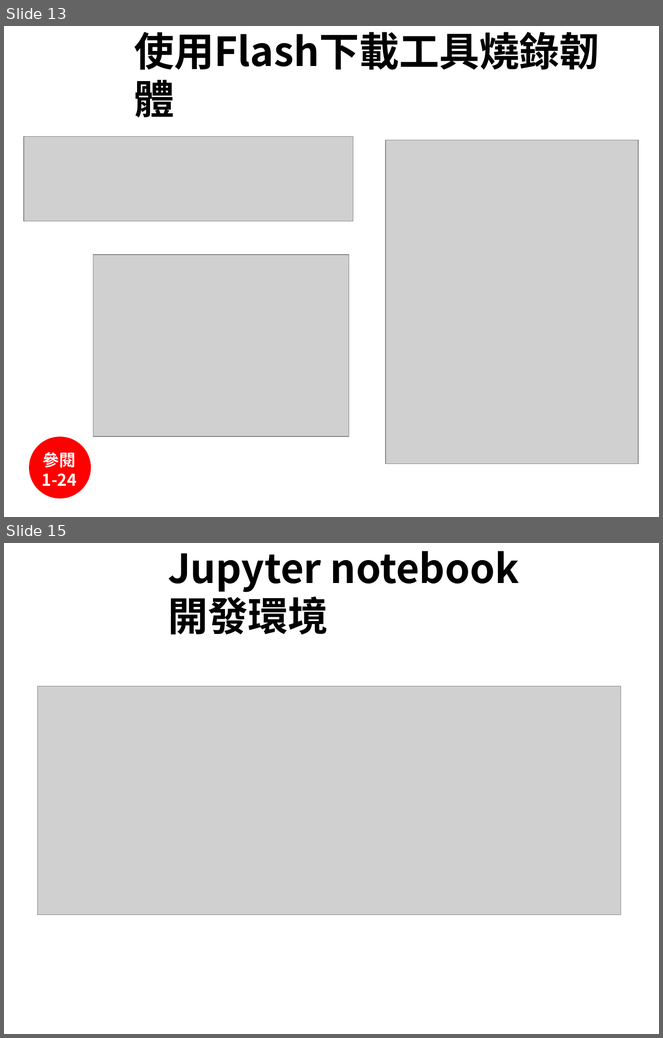
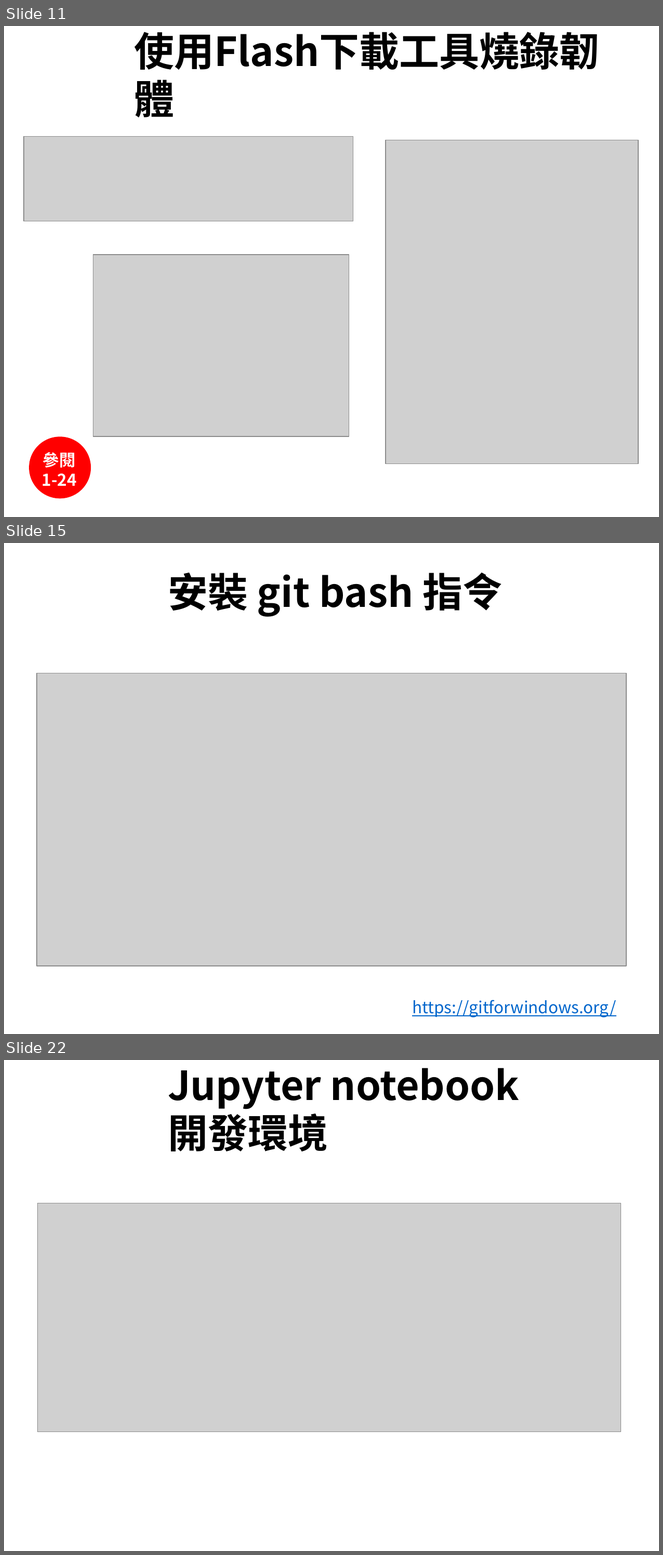
Before and after one commit to jumbokh/micropython_class, a slide deck: Micropython_20200613.pptx. Shown one above the other, each under a label of ours: slides 13 and 15 before the commit, slides 11, 15 and 22 after it; the slides between them are not shown. The pictures are 663x1038 and 663x1555 pixels, drawn with LibreOffice and Linux fonts; fonts in the diff are those of the drawing; grey boxes stand for pictures; background and template pictures are left out. Boxes give left, top, right and bottom in pixels: in the first picture for what was removed or moved away, otherwise in the second. Text is boxed around its words. In the diff, an @@ line names an element or a change of style, - is before the commit and + after.

```diff
--- a/Micropython_20200613.pptx
+++ b/Micropython_20200613.pptx
@@ slide 15 added at (4, 543, 659, 1034), background #FFFFFF @@
@@ title added at (168, 573, 503, 617), 44 pt, text #000000, bold @@
+安裝 git bash 指令
@@ picture added at (37, 674, 626, 966) @@
@@ text added at (412, 1000, 616, 1018), 18 pt, text #0066CC, underline @@
+https://gitforwindows.org/
@@ what was slide 13 is now slide 11 @@
@@ what was slide 15 is now slide 22 @@
```
Also in this commit, not shown: 1 slide changed, 12 other slides added, 3 slides removed, 1 other file.
